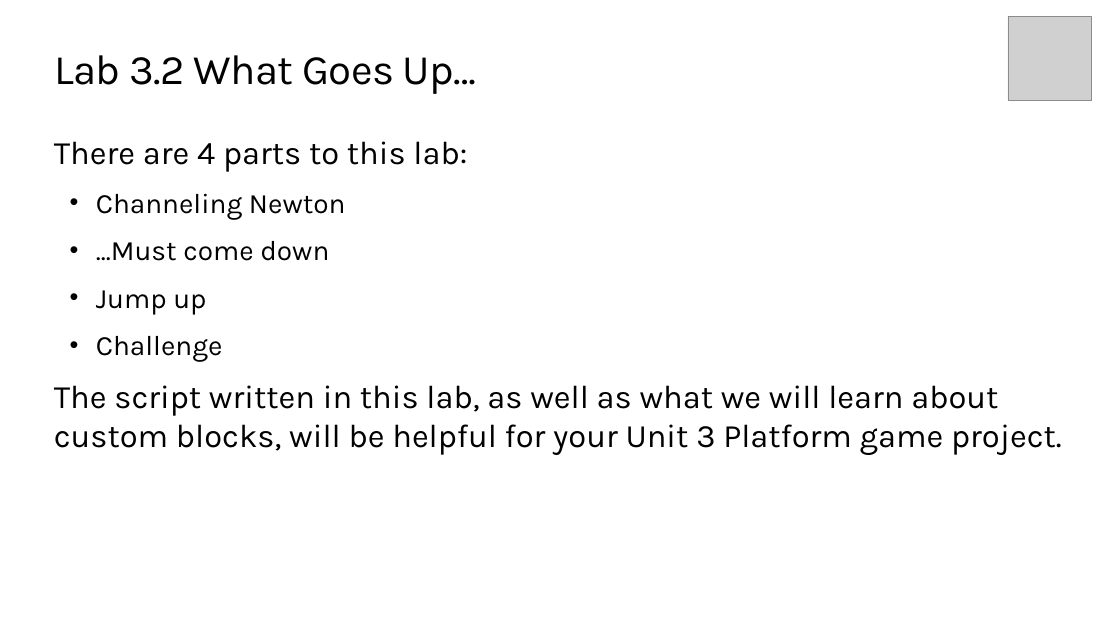
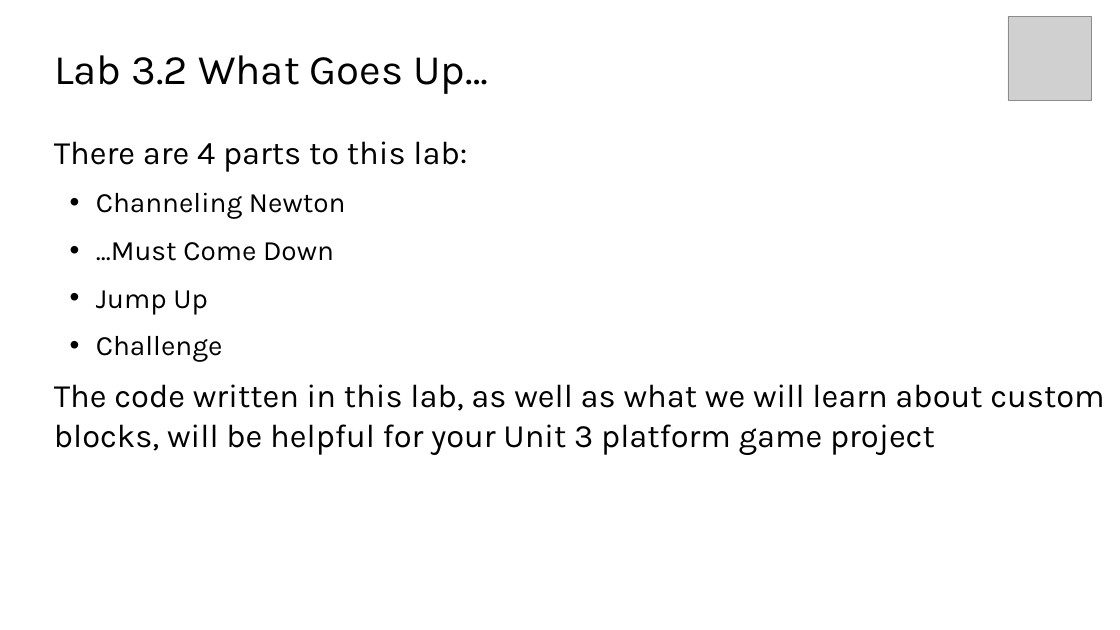
Before and after one commit to TEALSK12/introduction-to-computer-science, a slide deck: slide 10 of docs/slidedecks/TEALS SNAP 3.2.pptx (slide 8 before the commit). Drawn at 1120x630 pixels with LibreOffice and Linux fonts; fonts in the diff are those of the drawing; grey boxes stand for pictures; background and template pictures are left out. Boxes give left, top, right and bottom in pixels: in the first picture for what was removed or moved away, otherwise in the second. Text is boxed around its words. In the diff, an @@ line names an element or a change of style, - is before the commit and + after.

Commit message:
Unit 3 updates

```diff
--- a/docs/slidedecks/TEALS SNAP 3.2.pptx
+++ b/docs/slidedecks/TEALS SNAP 3.2.pptx
@@ title "Lab 3.2 What Goes Up…" at (x1=54, y1=55, x2=488, y2=94): letter spacing -0.5 to 0 pt @@
@@ text at (x1=54, y1=141, x2=467, y2=362): less space between paragraphs @@
@@ text at (x1=96, y1=242, x2=334, y2=314): text changed @@
-• ...Must come down
-• Jump up
+• ...Must Come Down
+• Jump Up
@@ text at (x1=54, y1=384, x2=1104, y2=455): text changed @@
-The script written in this lab, as well as what we will learn about custom blocks, will be helpful for your Unit 3 Platform game project.
+The code written in this lab, as well as what we will learn about custom blocks, will be helpful for your Unit 3 platform game project
```
Also in this commit, not shown: 8 other slides changed, 2 slides added, 27 other files.
